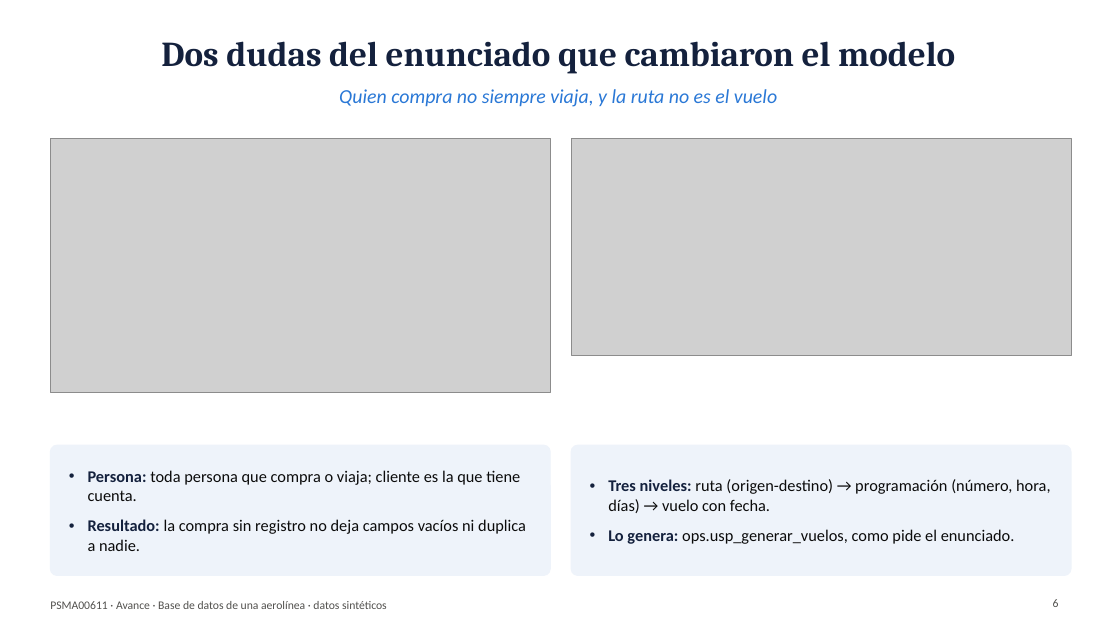
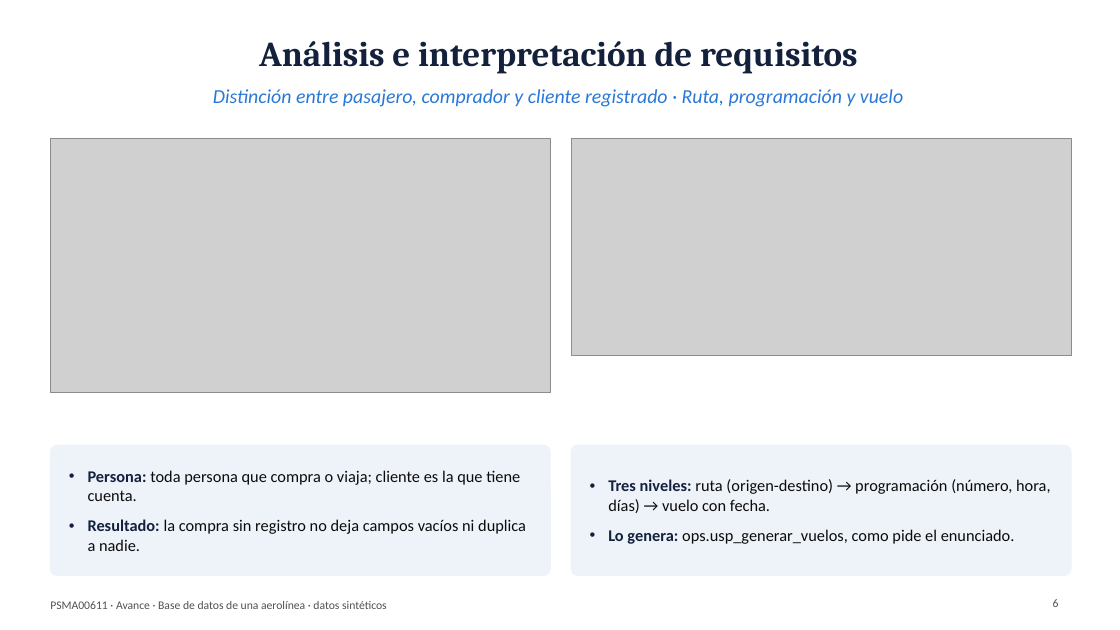
Before and after one commit to CARLOSDELOSRIOS/aerolinea-bd-psma00611, a slide deck: slide 6 of slides/presentacion_avance_PSMA00611.pptx. Drawn at 1120x630 pixels with LibreOffice and Linux fonts; fonts in the diff are those of the drawing; grey boxes stand for pictures. Boxes give left, top, right and bottom in pixels: in the first picture for what was removed or moved away, otherwise in the second. Text is boxed around its words. In the diff, an @@ line names an element or a change of style, - is before the commit and + after.

```diff
--- a/slides/presentacion_avance_PSMA00611.pptx
+++ b/slides/presentacion_avance_PSMA00611.pptx
@@ title at (259, 41, 858, 74): text changed @@
-Dos dudas del enunciado que cambiaron el modelo
+Análisis e interpretación de requisitos
@@ text at (213, 89, 903, 107): text changed @@
-Quien compra no siempre viaja, y la ruta no es el vuelo
+Distinción entre pasajero, comprador y cliente registrado · Ruta, programación y vuelo
```
Also in this commit, not shown: 12 other slides changed, 3 other files.
